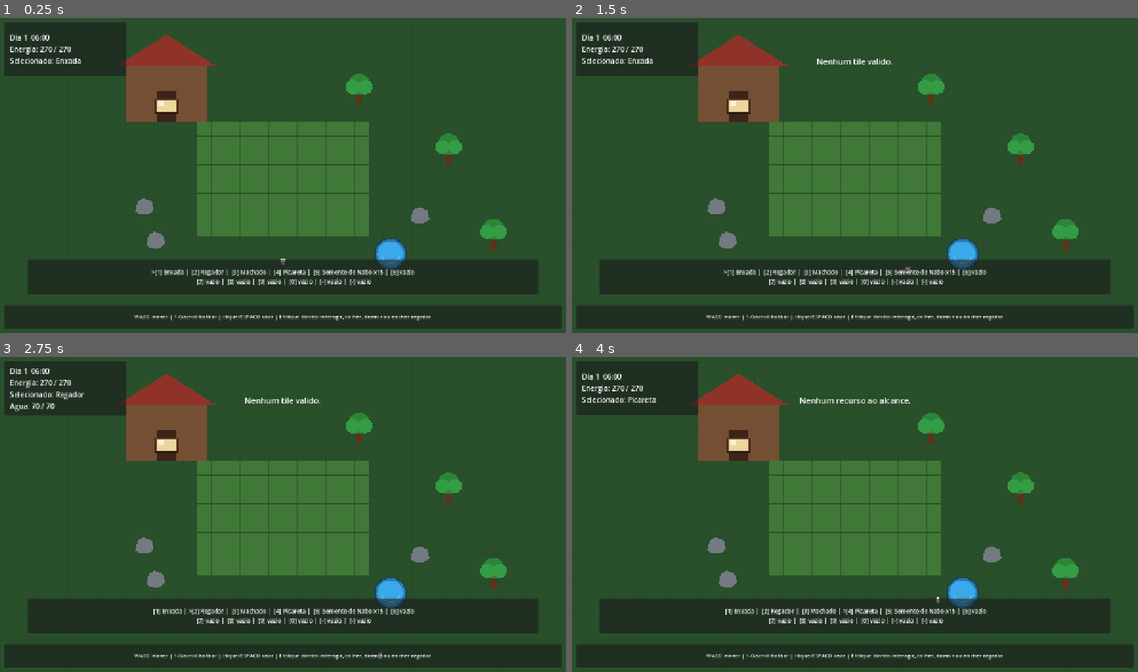
Above: before the commit, frames 1-4 (two rows, left to right).
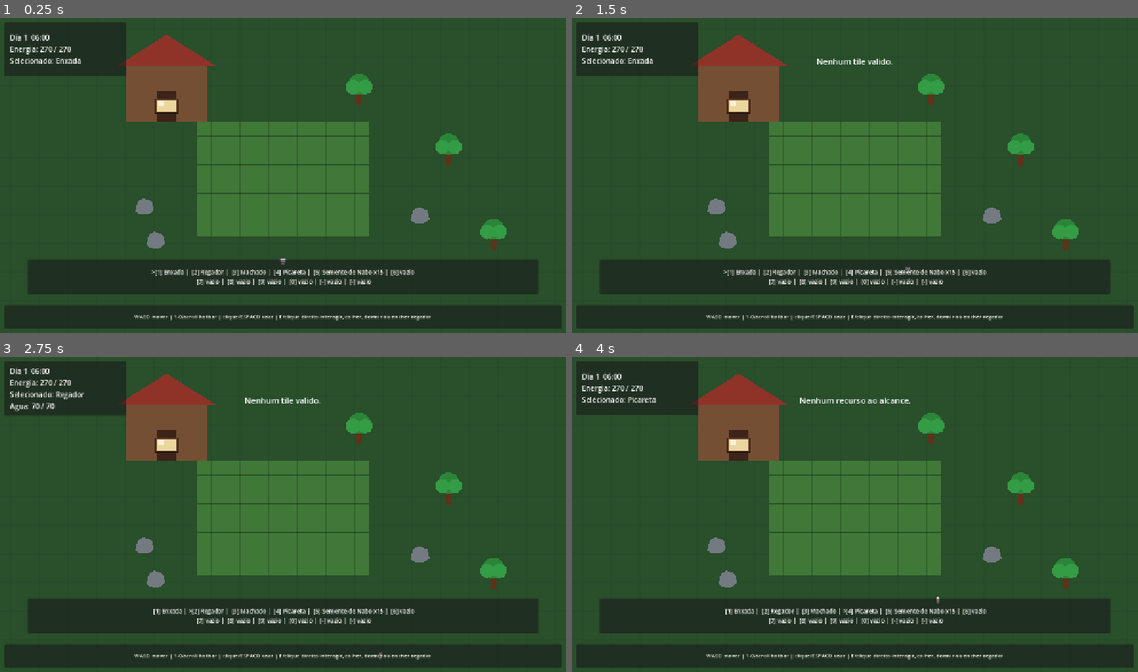
Above: after the commit, the same moments.

Repository: HelioConde/GameSlime
Game: Godot game, scene res://scenes/world/main.tscn
Two runs of this game, one before a commit and one after it. Both use one fixed random seed, a clock stepped at 60 frames per second and the inputs below.
Inputs (mouse positions are in pixels of both pictures, inside the frame that each line leads up to):
- Up to frame 1 (0.25 s): no input
- Up to frame 2 (1.5 s): tap Enter at 0.5 s; move the mouse to (979, 159) at 0.52 s; hold D 0.53-1.28 s; tap E at 0.6 s; click (979, 159) at 0.67 s; tap Space at 0.77, 1.25 s; move the mouse to (741, 191) at 1.27 s; hold S from 1.28 s (still down); tap 1 at 1.35 s
- Up to frame 3 (2.75 s): tap Space at 1.52 s; tap Enter at 2 s; move the mouse to (339, 445) at 2.02 s; release S at 2.03 s; hold D from 2.03 s (still down); tap 2 at 2.1 s
- Up to frame 4 (4 s): move the mouse to (826, 577) at 2.77 s; release D at 2.78 s; hold W 2.78-3.53 s; tap 3 at 2.85 s; click (826, 577) at 2.92 s; tap Space at 3.02, 3.5, 3.77 s; move the mouse to (1024, 561) at 3.52 s; hold A from 3.53 s (still down); tap 4 at 3.6 s

The runs differ from the first frame. In frame 1, 0.4% of the frame differs, in the area x 66-72%, y 70-80%; in frame 2, 0.4%; in frame 3, 0.4%; in frame 4, 0.4%.

Commit message:
feat: animate water source with Sprout Lands frames

Diff:
--- a/scripts/world/water_source.gd
+++ b/scripts/world/water_source.gd
@@ -1,11 +1,27 @@
 class_name WaterSource
 extends Node2D
 
+const WATER_FRAMES: Array[Texture2D] = [
+	preload("res://assets/sprout_lands/tiles/water_1.png"),
+	preload("res://assets/sprout_lands/tiles/water_2.png"),
+	preload("res://assets/sprout_lands/tiles/water_3.png"),
+	preload("res://assets/sprout_lands/tiles/water_4.png"),
+]
+
 @export var interaction_radius: float = 72.0
+@export var animation_fps: float = 5.0
+
+@onready var visual: Sprite2D = $Visual
+
+var _animation_time: float = 0.0
 
 func _ready() -> void:
 	add_to_group("water_source")
-	queue_redraw()
+	_update_frame()
+
+func _process(delta: float) -> void:
+	_animation_time += delta
+	_update_frame()
 
 func can_interact(player_position: Vector2) -> bool:
 	return global_position.distance_to(player_position) <= interaction_radius
@@ -17,8 +33,9 @@
 	player.refill_watering_can()
 	return "Regador cheio."
 
-func _draw() -> void:
-	draw_circle(Vector2.ZERO, 34.0, Color(0.16, 0.49, 0.73, 0.95))
-	draw_circle(Vector2.ZERO, 29.0, Color(0.23, 0.67, 0.93, 0.95))
-	draw_arc(Vector2.ZERO, 35.0, 0.0, TAU, 32, Color(0.10, 0.25, 0.34), 3.0)
-	draw_arc(Vector2.ZERO, 20.0, 0.2, 2.9, 18, Color(0.68, 0.91, 1.0, 0.55), 2.0)
+func _update_frame() -> void:
+	if visual == null or WATER_FRAMES.is_empty():
+		return
+
+	var frame_index := int(floor(_animation_time * animation_fps)) % WATER_FRAMES.size()
+	visual.texture = WATER_FRAMES[frame_index]
